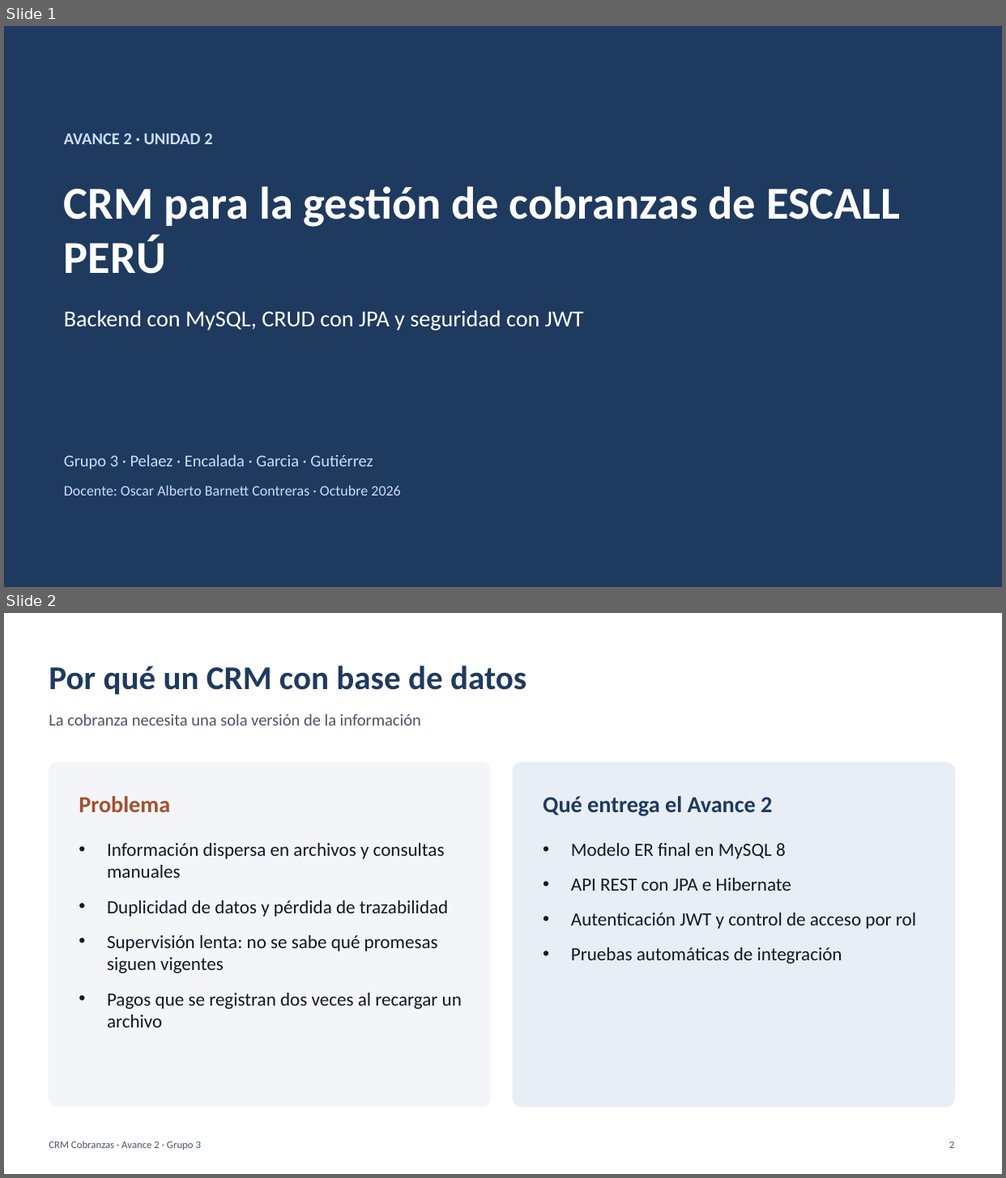
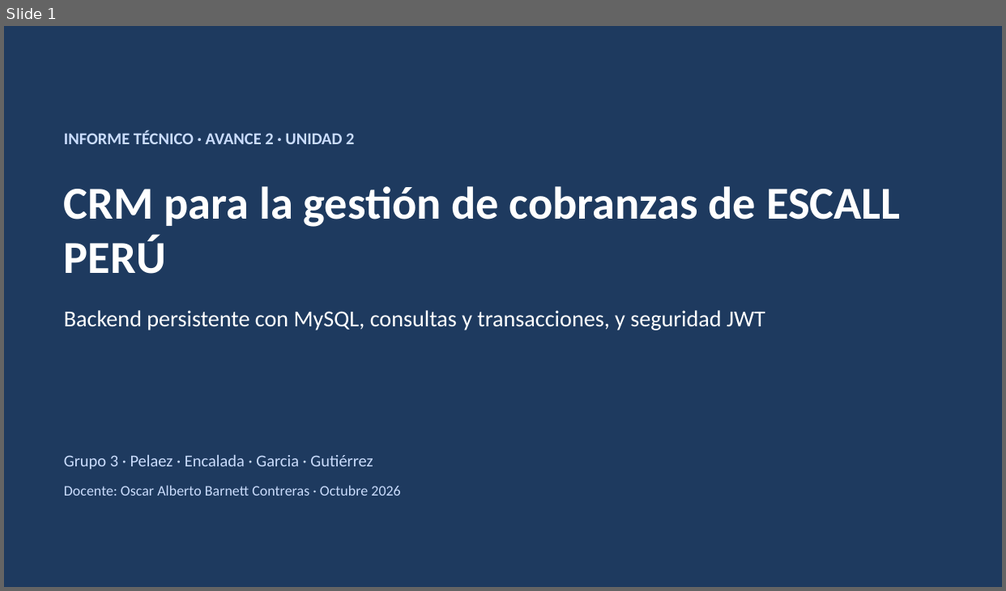
Before and after one commit to PaoloPelaezVillanueva/web, a slide deck: docs/avance-2/Presentacion_Avance_2_CRM_Cobranzas.pptx. Shown one above the other, each under a label of ours: slides 1 and 2 before the commit, slide 1 after it. The pictures are 1006x1178 and 1006x591 pixels, drawn with LibreOffice and Linux fonts; fonts in the diff are those of the drawing. Boxes give left, top, right and bottom in pixels: in the first picture for what was removed or moved away, otherwise in the second. Text is boxed around its words. In the diff, an @@ line names an element or a change of style, - is before the commit and + after.

Commit message:
Reestructura informe y presentacion segun la rubrica de 12 criterios
- Informe: 12 rubros en el orden de la estructura institucional.
- Consultas JPQL y transacciones documentadas con evidencia.
- Seguridad con usuarios de prueba, reglas por recurso y ejemplos 401/403/404/200.
- Tecnologias con versiones; persistencia tras reinicio marcada como pendiente (MySQL).
- Presentacion con el mismo orden que el informe.

```diff
--- a/docs/avance-2/Presentacion_Avance_2_CRM_Cobranzas.pptx
+++ b/docs/avance-2/Presentacion_Avance_2_CRM_Cobranzas.pptx
@@ slide 2 removed at (4, 613, 1002, 1174), background #FFFFFF @@
@@ text removed at (49, 666, 526, 695) @@
-Por qué un CRM con base de datos
@@ text removed at (49, 713, 421, 726) @@
-La cobranza necesita una sola versión de la información
@@ rounded rectangle removed at (49, 763, 491, 1107) @@
@@ rounded rectangle removed at (513, 763, 955, 1107) @@
@@ text removed at (79, 796, 170, 812) @@
-Problema
@@ text removed at (543, 796, 772, 816) @@
-Qué entrega el Avance 2
@@ text removed at (107, 843, 462, 1028) @@
-• Información dispersa en archivos y consultas manuales
-• Duplicidad de datos y pérdida de trazabilidad
-• Supervisión lenta: no se sabe qué promesas siguen vigentes
-• Pagos que se registran dos veces al recargar un archivo
@@ text removed at (571, 843, 916, 964) @@
-• Modelo ER final en MySQL 8
-• API REST con JPA e Hibernate
-• Autenticación JWT y control de acceso por rol
-• Pruebas automáticas de integración
@@ text removed at (49, 1141, 201, 1150) @@
-CRM Cobranzas · Avance 2 · Grupo 3
@@ text removed at (949, 1141, 954, 1148) @@
-2
@@ slide 1 changed as well @@
@@ text at (64, 130, 354, 144): text changed @@
-AVANCE 2 · UNIDAD 2
+INFORME TÉCNICO · AVANCE 2 · UNIDAD 2
@@ text at (64, 310, 765, 331): text changed @@
-Backend con MySQL, CRUD con JPA y seguridad con JWT
+Backend persistente con MySQL, consultas y transacciones, y seguridad JWT
```
Also in this commit, not shown: 1 other slide changed, 11 slides added, 8 other slides removed, 1 other file.
